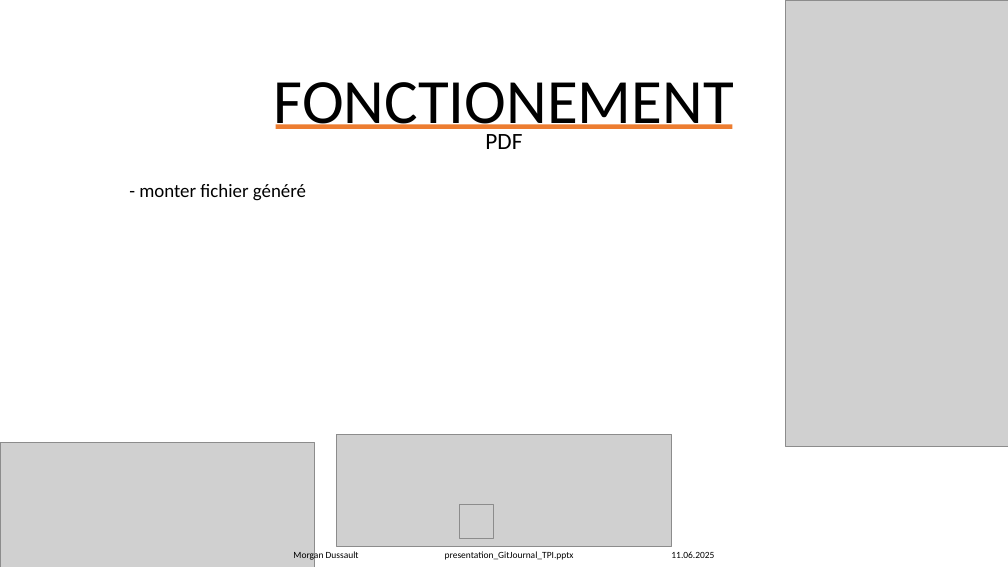
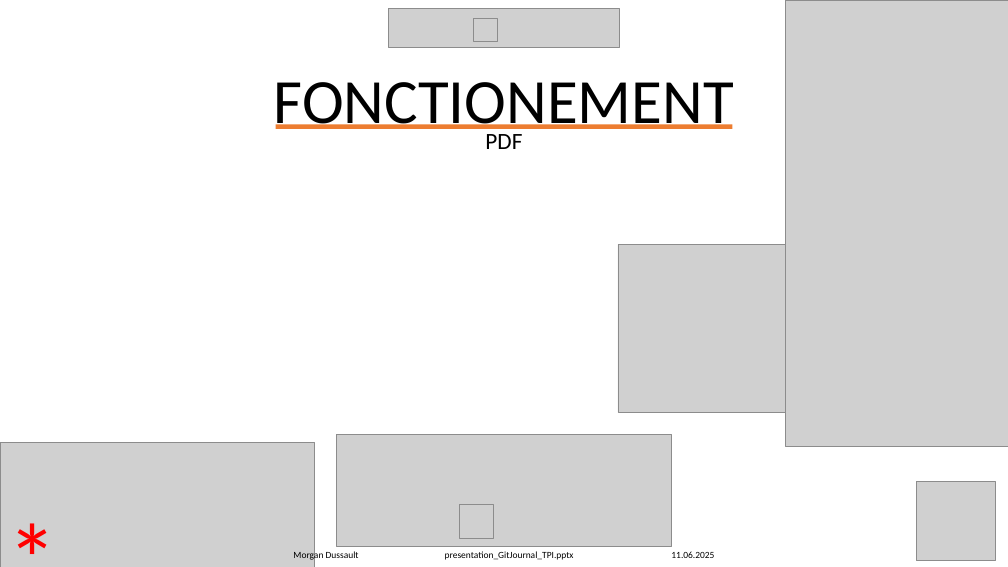
Before and after one commit to Morgan-DD/GitJournal, a slide deck: slide 23 of presentation/presentation_GitJournal_TPI.pptx (slide 18 before the commit). Drawn at 1008x567 pixels with LibreOffice and Linux fonts; fonts in the diff are those of the drawing; grey boxes stand for pictures. Boxes give left, top, right and bottom in pixels: in the first picture for what was removed or moved away, otherwise in the second. Text is boxed around its words. In the diff, an @@ line names an element or a change of style, - is before the commit and + after.

```diff
--- a/presentation/presentation_GitJournal_TPI.pptx
+++ b/presentation/presentation_GitJournal_TPI.pptx
@@ picture added at [389,9,619,48] @@
@@ picture added at [474,18,498,42] @@
@@ text removed at [139,184,306,201] @@
-- monter fichier généré
@@ picture added at [618,245,786,413] @@
@@ text added at [0,491,67,567], 96 pt, text #FF0000 @@
+*
@@ picture added at [917,482,996,561] @@
```
Also in this commit, not shown: 24 other slides changed, 8 slides added, 14 other files.
